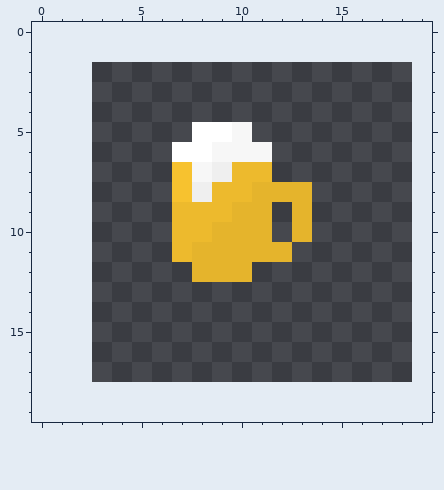
Two states of a pixel-art sprite, sunos/textures/sunos_fundamento_taverna_inv.png. The first picture shows the starting point.
The file is 16x16 pixels. Colours within 5 levels of each other are drawn and written as one. The old version is drawn lined up with the new one, on the new canvas.
New version:
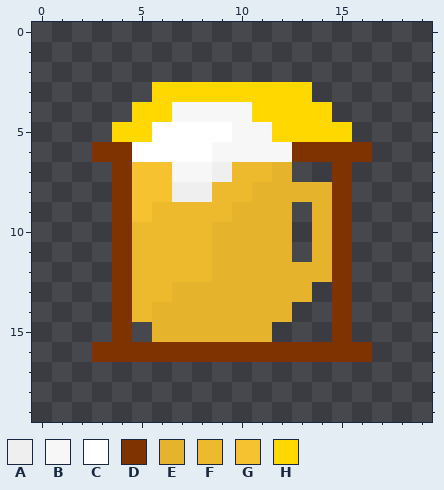
Palette (. is transparent): A #efefef  B #f7f7f7  C #ffffff  D #7f3300  E #e5b42c  F #edba2d  G #f7c22f  H #ffd800
What changed:
canvas 16x16 -> 20x20, the old top-left corner now at 3,2
@@ x 0..19 @@
  2 ....................
- 3 ....................
- 4 ....................
- 5 ........CCB.........
- 6 .......CCBBB........
- 7 .......GBAFF........
- 8 .......GAFFEEE......
- 9 .......FFFEE.E......
-10 .......FFEEE.E......
-11 .......FEEEEE.......
-12 ........EEE.........
-13 ....................
-14 ....................
-15 ....................
-16 ....................
+ 3 ......HHHHHHHH......
+ 4 .....HHBBBBHHHH.....
+ 5 ....HHCCCCBBHHHH....
+ 6 ...DDCCCCBBBBDDDD...
+ 7 ....DGGBBAFFE..D....
+ 8 ....DGGAAFFEEEED....
+ 9 ....DGFFFFEEE.ED....
+10 ....DFFFFEEEE.ED....
+11 ....DFFFFEEEE.ED....
+12 ....DFFFFEEEEEED....
+13 ....DFFEEEEEEE.D....
+14 ....DFEEEEEEE..D....
+15 ....D.EEEEEE...D....
+16 ...DDDDDDDDDDDDDD...
 17 ....................
